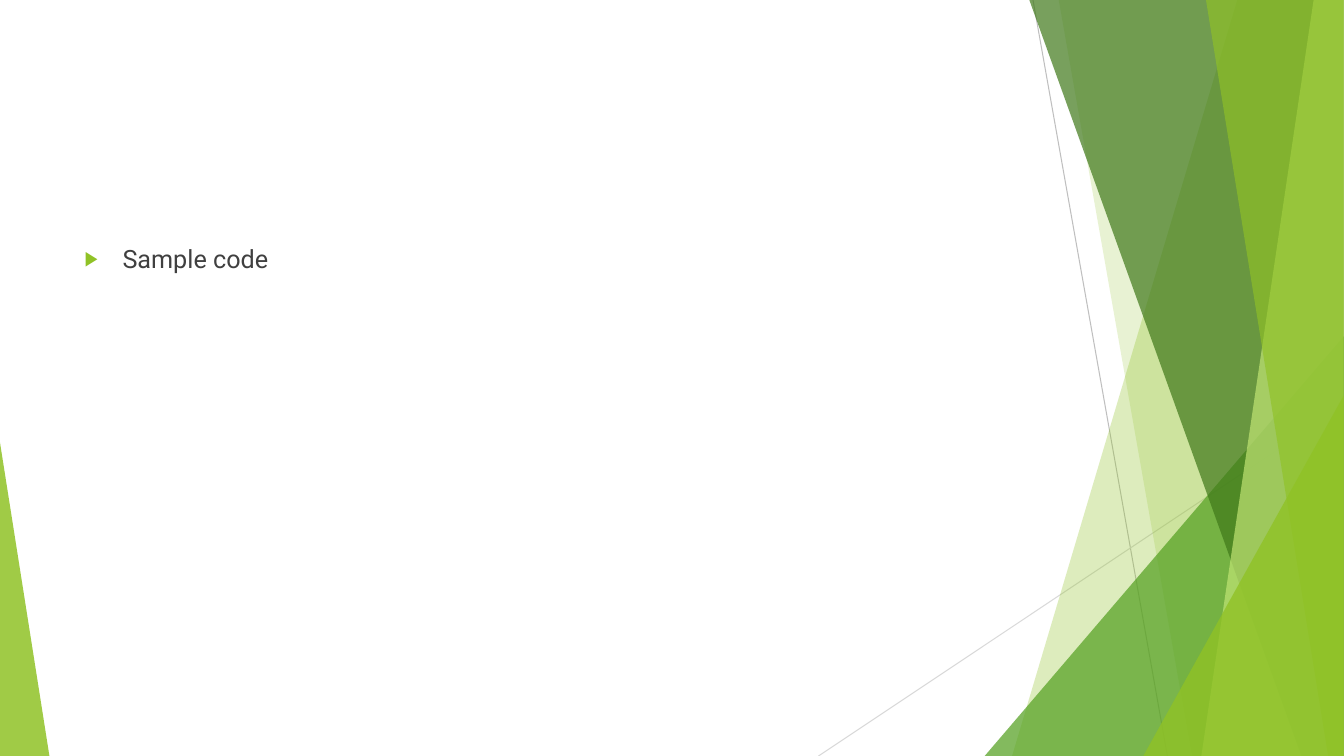
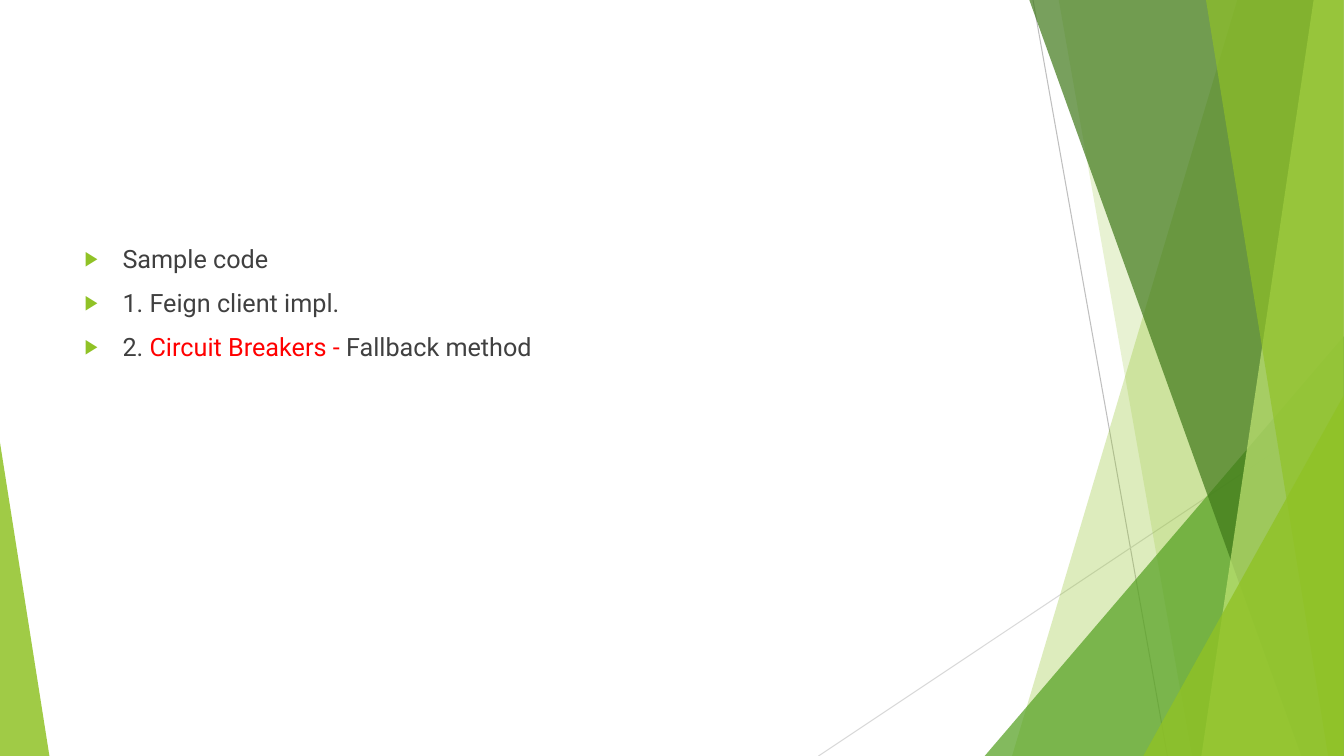
Before and after one commit to brrshh/configuration, a slide deck: slide 27 of Spring Cloud.pptx (slide 17 before the commit). Drawn at 1344x756 pixels with LibreOffice and Linux fonts; fonts in the diff are those of the drawing. Boxes give left, top, right and bottom in pixels: in the first picture for what was removed or moved away, otherwise in the second. Text is boxed around its words. In the diff, an @@ line names an element or a change of style, - is before the commit and + after.

```diff
--- a/Spring Cloud.pptx
+++ b/Spring Cloud.pptx
@@ text at box(123, 293, 532, 357): paragraphs added @@
+▶ 1. Feign client impl.
+▶ 2. Circuit Breakers - Fallback method
```
Also in this commit, not shown: 7 other slides changed, 10 slides added, 29 other files.
